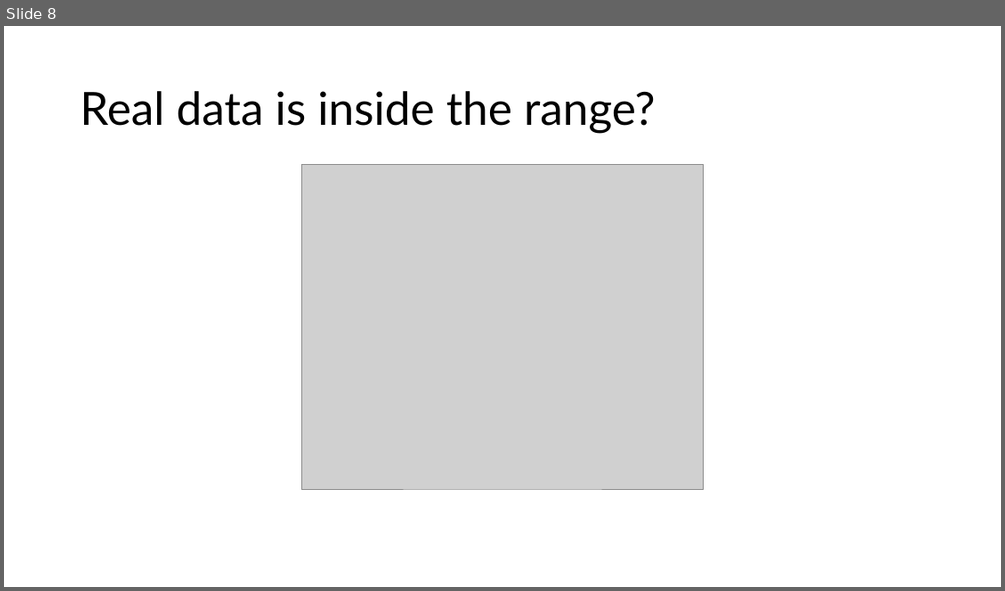
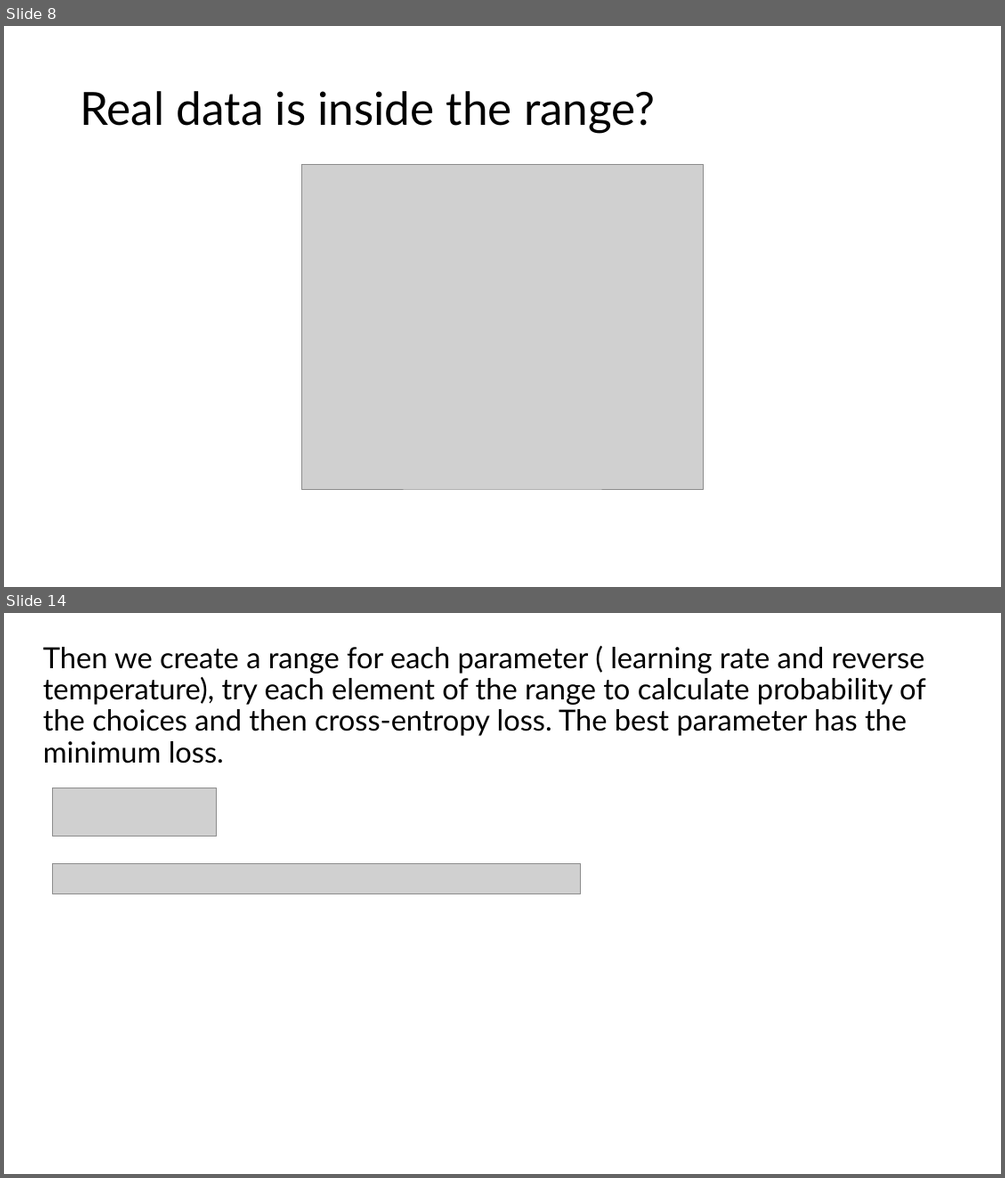
Before and after one commit to SocCog-Team/BoS-analysis, a slide deck: Simulations related to VBA fitting/SimulationSoloQlearner.pptx. Shown one above the other, each under a label of ours: slide 8 before the commit, slides 8 and 14 after it; the slides between them are not shown. The pictures are 1005x591 and 1005x1178 pixels, drawn with LibreOffice and Linux fonts; fonts in the diff are those of the drawing; grey boxes stand for pictures. Boxes give left, top, right and bottom in pixels: in the first picture for what was removed or moved away, otherwise in the second. Text is boxed around its words. In the diff, an @@ line names an element or a change of style, - is before the commit and + after.

Commit message:
Q learning Simulations

```diff
--- a/Simulations related to VBA fitting/SimulationSoloQlearner.pptx
+++ b/Simulations related to VBA fitting/SimulationSoloQlearner.pptx
@@ slide 14 added at box(4, 613, 1001, 1174), background #FFFFFF @@
@@ text added at box(43, 647, 926, 763), 28 pt, text #000000 @@
+Then we create a range for each parameter ( learning rate and reverse temperature), try each element of the range to calculate probability of the choices and then cross-entropy loss. The best parameter has the minimum loss.
@@ picture added at box(53, 788, 217, 836) @@
@@ picture added at box(53, 863, 581, 893) @@
```
Also in this commit, not shown: 7 other slides added, 20 other files.
